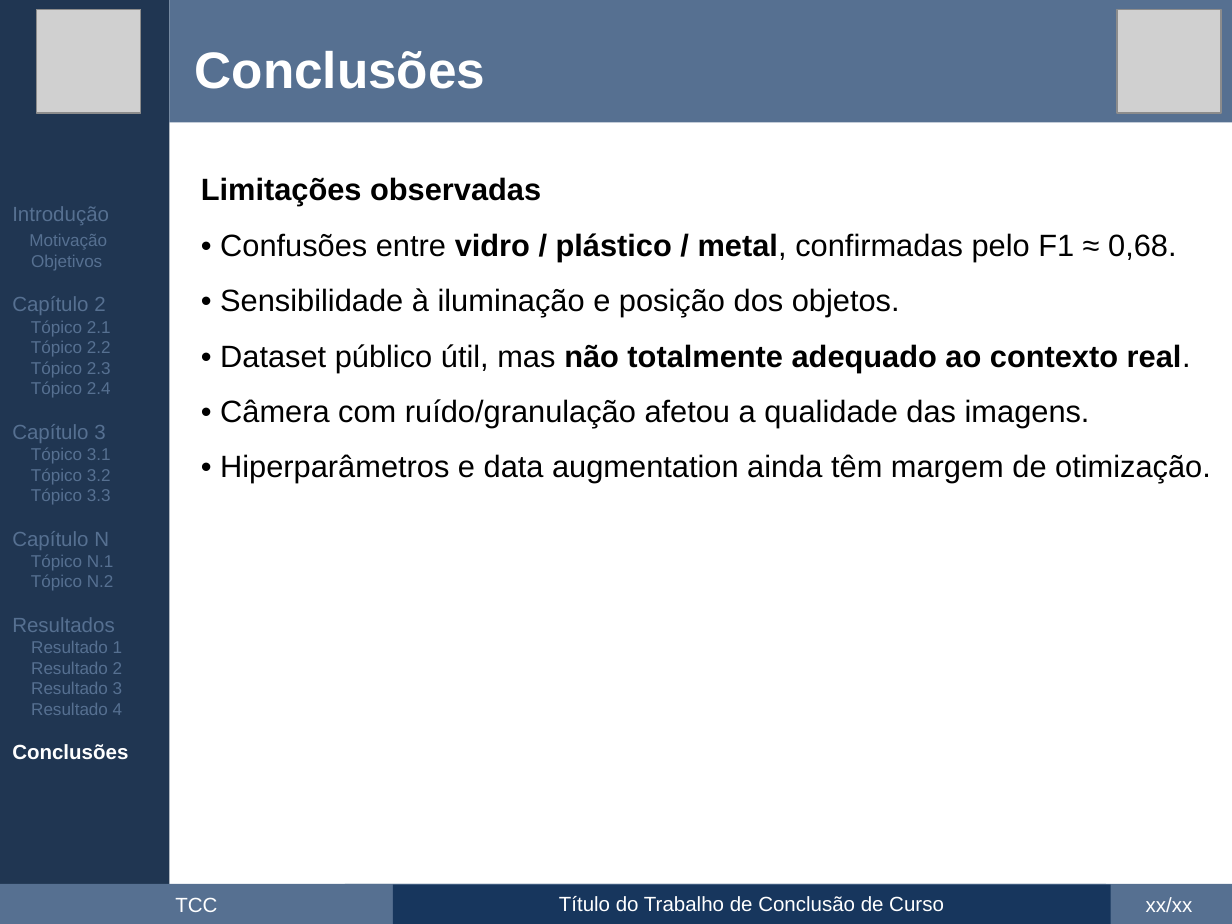
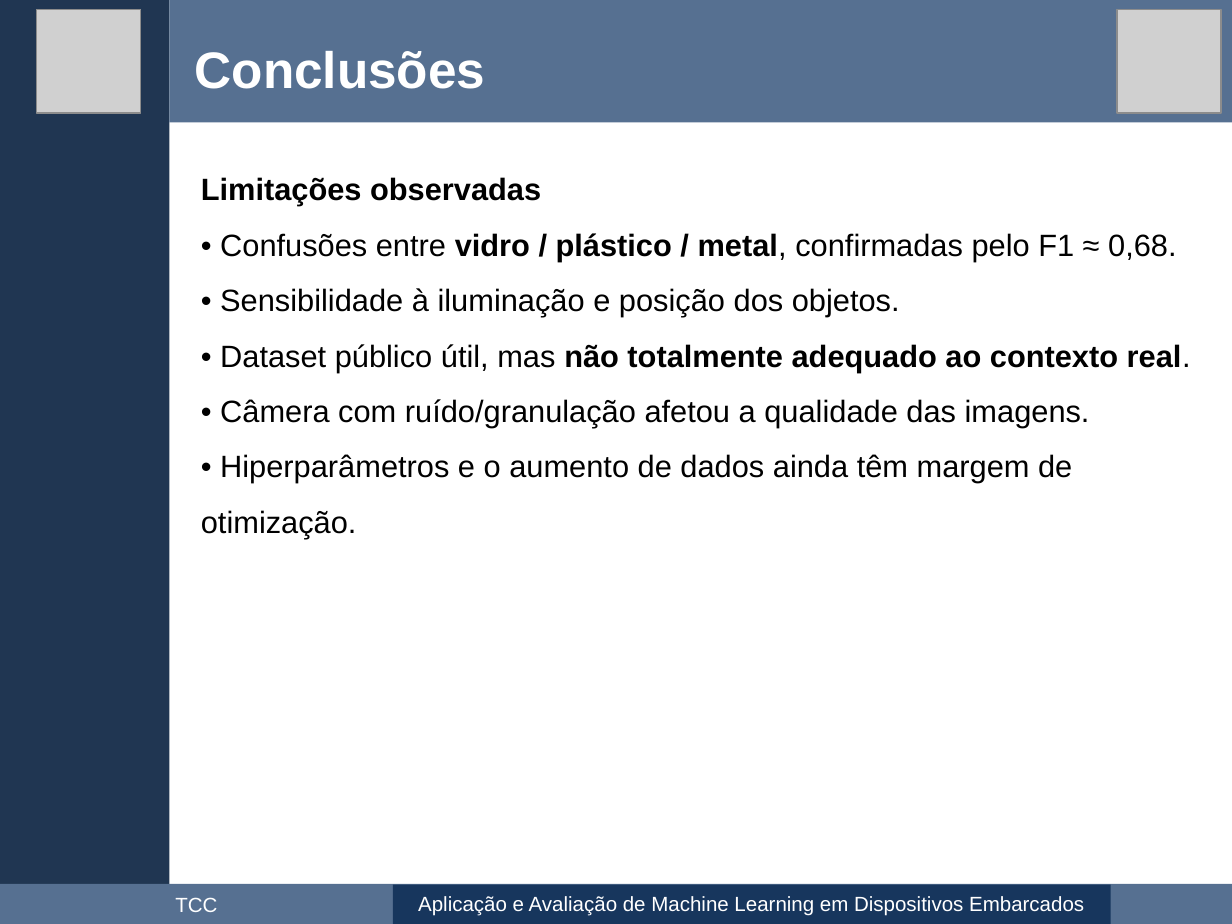
Before and after one commit to maxwellrs-dev/ai4rpi, a slide deck: slide 39 of apresentacao/apresentacao.pptx (slide 47 before the commit). Drawn at 1232x924 pixels with LibreOffice and Linux fonts; fonts in the diff are those of the drawing; grey boxes stand for pictures. Boxes give left, top, right and bottom in pixels: in the first picture for what was removed or moved away, otherwise in the second. Text is boxed around its words. In the diff, an @@ line names an element or a change of style, - is before the commit and + after.

```diff
--- a/apresentacao/apresentacao.pptx
+++ b/apresentacao/apresentacao.pptx
@@ text removed at (12,206,128,760) @@
-Introdução
-Motivação
-Objetivos
-Capítulo 2
-Tópico 2.1
-Tópico 2.2
-Tópico 2.3
-Tópico 2.4
-Capítulo 3
-Tópico 3.1
-Tópico 3.2
-Tópico 3.3
-Capítulo N
-Tópico N.1
-Tópico N.2
-Resultados
-Resultado 1
-Resultado 2
-Resultado 3
-Resultado 4
-Conclusões
@@ text at (201,233,1191,538): text changed @@
-• Confusões entre vidro / plástico / metal, confirmadas pelo F1 ≈ 0,68.
-• Sensibilidade à iluminação e posição dos objetos.
-• Dataset público útil, mas não totalmente adequado ao contexto real.
-• Câmera com ruído/granulação afetou a qualidade das imagens.
-• Hiperparâmetros e data augmentation ainda têm margem de otimização.
+• Confusões entre vidro / plástico / metal, confirmadas pelo F1 ≈ 0,68.
+• Sensibilidade à iluminação e posição dos objetos.
+• Dataset público útil, mas não totalmente adequado ao contexto real.
+• Câmera com ruído/granulação afetou a qualidade das imagens.
+• Hiperparâmetros e o aumento de dados ainda têm margem de otimização.
@@ rectangle removed at (345,885,1106,924) @@
@@ text in rectangle at (418,896,1084,916): text changed @@
-Título do Trabalho de Conclusão de Curso
+Aplicação e Avaliação de Machine Learning em Dispositivos Embarcados
@@ text removed at (1146,897,1193,912) @@
-xx/xx
```
Also in this commit, not shown: 32 other slides changed, 6 slides added, 14 slides removed.
